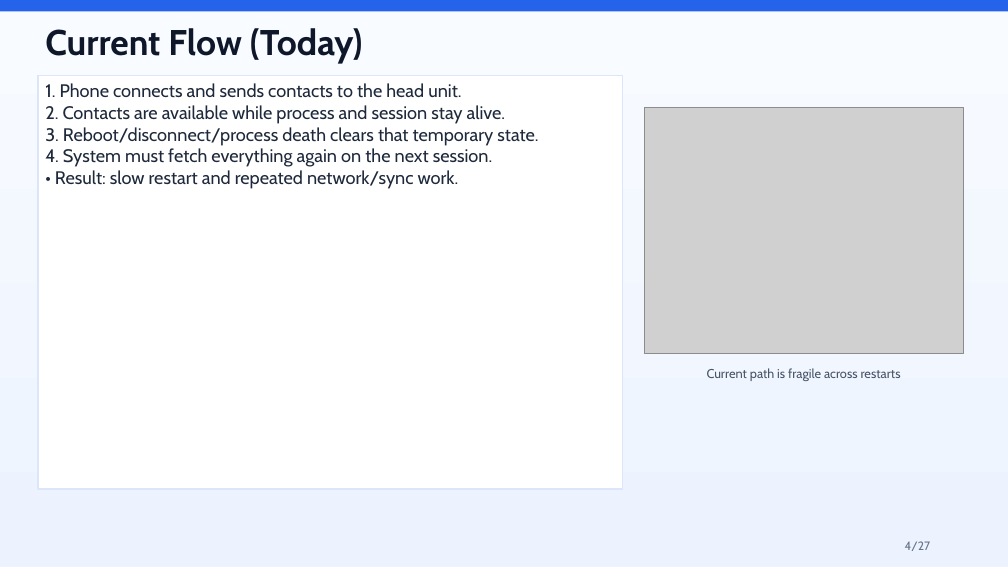
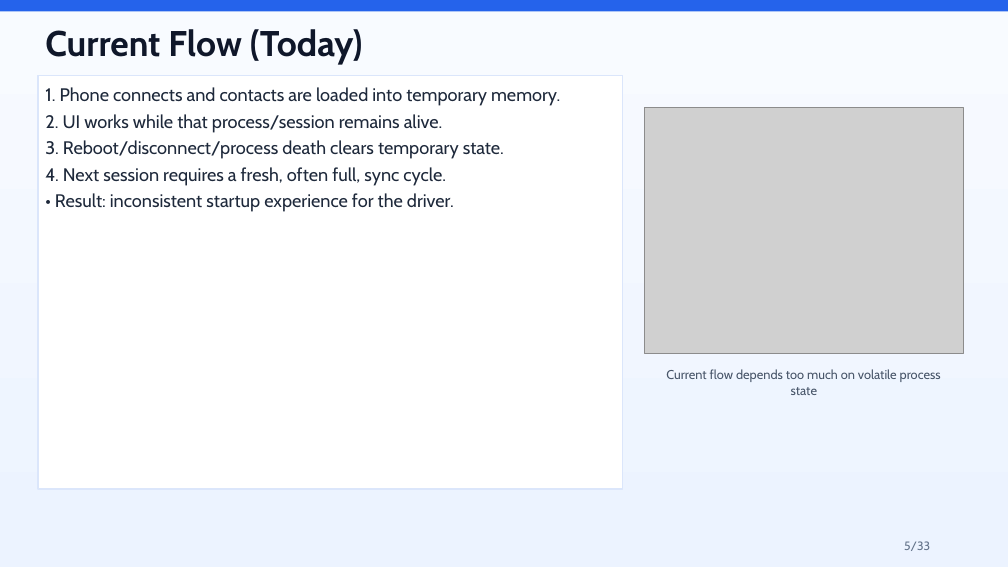
Before and after one commit to partharock/zweithreads-case-study, a slide deck: slide 5 of docs/AAOS_Persistent_Contacts_Case_Study_Presentation.pptx (slide 4 before the commit). Drawn at 1008x567 pixels with LibreOffice and Linux fonts; fonts in the diff are those of the drawing; grey boxes stand for pictures. Boxes give left, top, right and bottom in pixels: in the first picture for what was removed or moved away, otherwise in the second. Text is boxed around its words. In the diff, an @@ line names an element or a change of style, - is before the commit and + after.

Commit message:
Update `generate_case_study_ppt.py` to support advanced slide elements and split output into main and appendix decks.
Key changes:
- Added `TableData` and `IndexEntry` dataclasses to support structured tables and interactive index cards with hyperlinks.
- Implemented `table_xml` and `index_card_shape_xml` to generate complex OpenXML shapes.
- Enhanced `paragraph_xml` and `run_xml` with support for custom line spacing, spacing before/after, and hyperlinking.
- Updated `slide_xml` to handle new layouts including tables, index cards, and improved code block styling.
- Refactored slide generation into `build_main_slides` and `build_appendix_slides`, producing two distinct PPTX files.
- Added comprehensive case study content covering executive summaries, data lifecycles, security threat models, and operational runbooks.

```diff
--- a/docs/AAOS_Persistent_Contacts_Case_Study_Presentation.pptx
+++ b/docs/AAOS_Persistent_Contacts_Case_Study_Presentation.pptx
@@ text in rectangle at bbox=[45, 87, 560, 212]: text changed @@
-1. Phone connects and sends contacts to the head unit.
-2. Contacts are available while process and session stay alive.
-3. Reboot/disconnect/process death clears that temporary state.
-4. System must fetch everything again on the next session.
-• Result: slow restart and repeated network/sync work.
+1. Phone connects and contacts are loaded into temporary memory.
+2. UI works while that process/session remains alive.
+3. Reboot/disconnect/process death clears temporary state.
+4. Next session requires a fresh, often full, sync cycle.
+• Result: inconsistent startup experience for the driver.
@@ text at bbox=[666, 369, 941, 395]: text changed @@
-Current path is fragile across restarts
+Current flow depends too much on volatile process state
@@ text at bbox=[904, 541, 930, 551]: text changed @@
-4/27
+5/33
```
Also in this commit, not shown: 6 other slides changed, 26 slides added, 20 slides removed, 2 other files.
